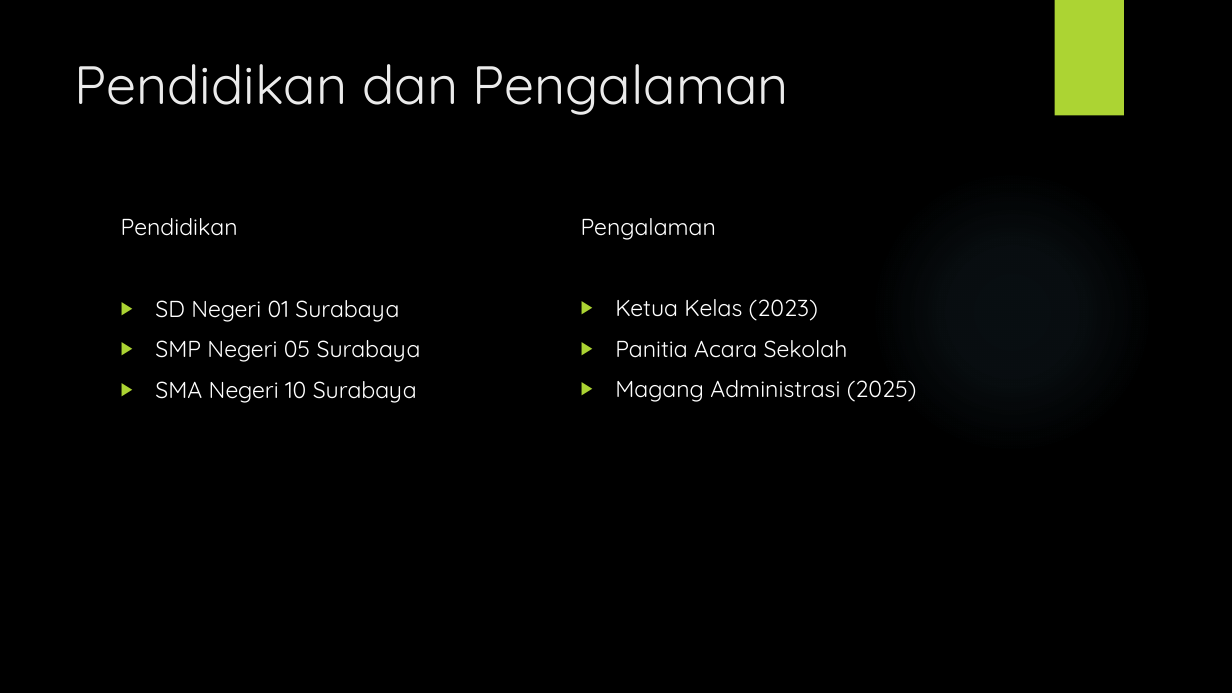
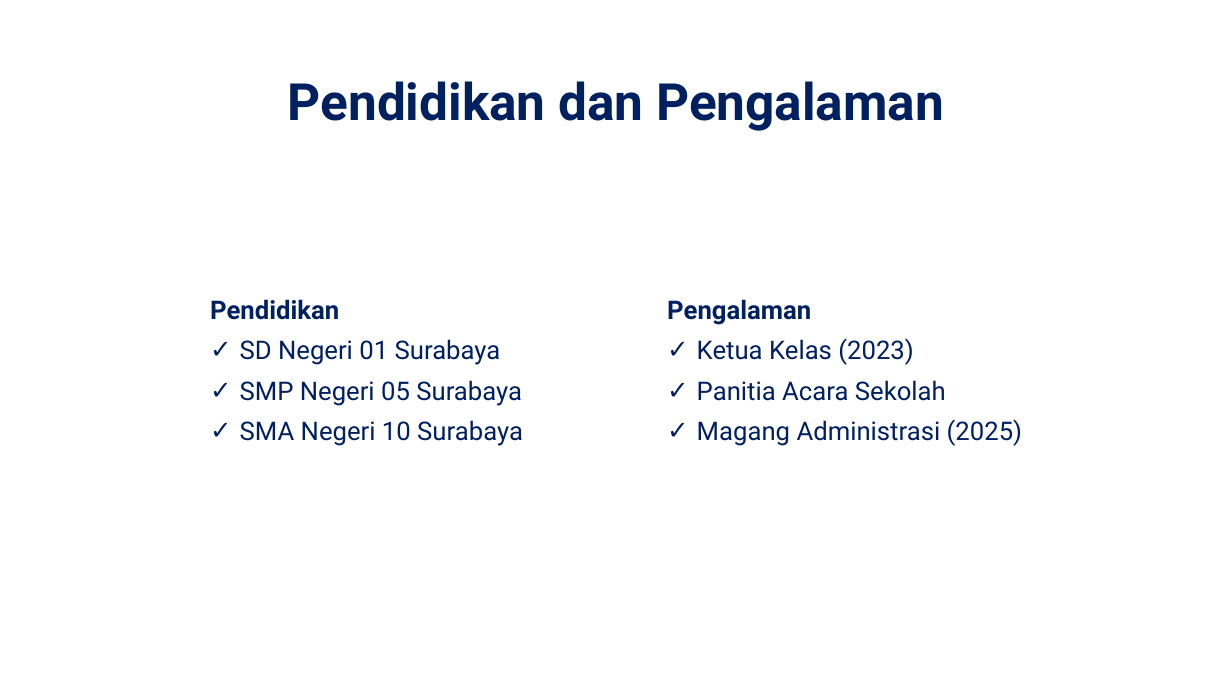
Before and after one commit to onysu/kursus, a slide deck: slide 2 of assets/files/Presentasi_Diri.pptx. Drawn at 1232x693 pixels with LibreOffice and Linux fonts; fonts in the diff are those of the drawing; background and template pictures are left out. Boxes give left, top, right and bottom in pixels: in the first picture for what was removed or moved away, otherwise in the second. Text is boxed around its words. In the diff, an @@ line names an element or a change of style, - is before the commit and + after.

```diff
--- a/assets/files/Presentasi_Diri.pptx
+++ b/assets/files/Presentasi_Diri.pptx
@@ background picture (left out) to #FFFFFF @@
@@ rectangle removed at (1055,0,1124,116) @@
@@ title "Pendidikan dan Pengalaman": place and size @@
-title "Pendidikan dan Pengalaman" at (75,64,789,115)
+title "Pendidikan dan Pengalaman" at (288,81,944,131)
@@ title "Pendidikan dan Pengalaman" at (288,81,944,131): size 42 to 40 pt, font Quicksand to Roboto, text colour #EBEBEB to #002060, bold on; alignment left to centre; line spacing 1 to 0.9; vertical alignment top to middle @@
@@ ellipse removed at (870,169,1154,454) @@
@@ text "Pendidikan": place and size @@
-text "Pendidikan" at (121,218,421,403)
+text "Pendidikan" at (210,299,523,446)
@@ text "Pendidikan" at (210,299,523,446): size 18 to 20 pt, font Quicksand to Roboto, text colour #FFFFFF to #002060; bold on in "Pendidikan"; line spacing 1 to 0.9; bullet ▶ to ✓ @@
@@ text "Pengalaman": place and size @@
-text "Pengalaman" at (581,218,917,402)
+text "Pengalaman" at (667,299,1022,446)
@@ text "Pengalaman" at (667,299,1022,446): size 18 to 20 pt, font Quicksand to Roboto, text colour #FFFFFF to #002060; bold on in "Pengalaman"; line spacing 1 to 0.9; bullet ▶ to ✓ @@
```
Also in this commit, not shown: 2 other slides changed.
